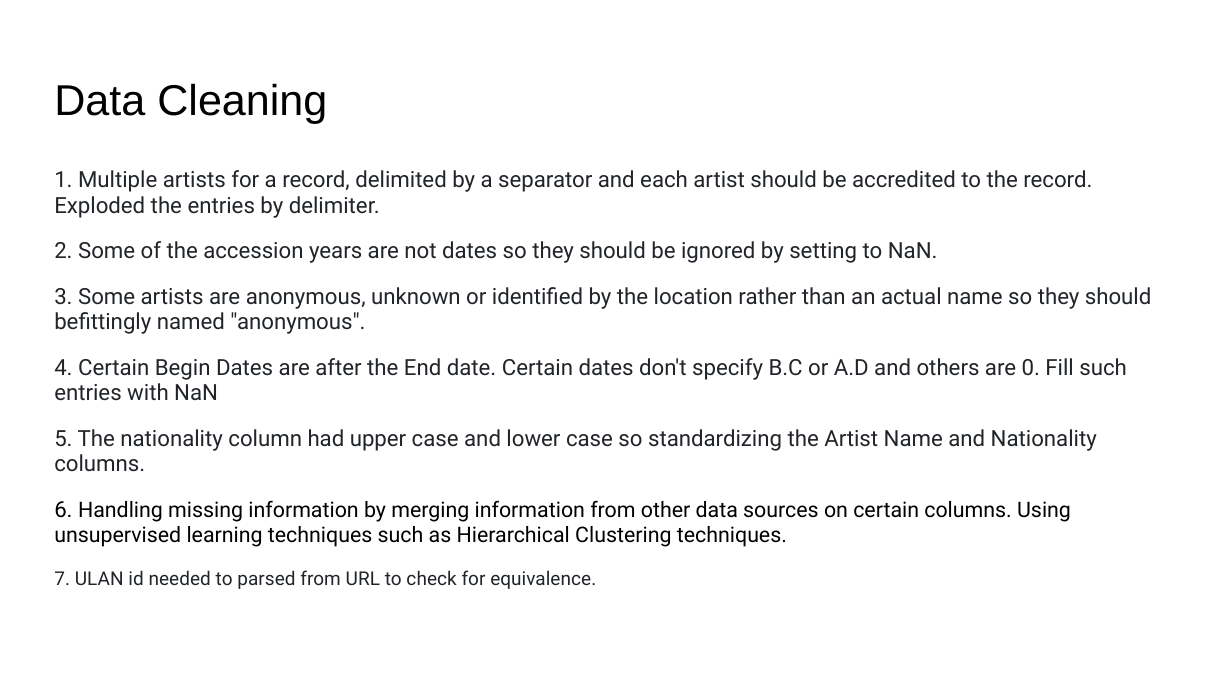
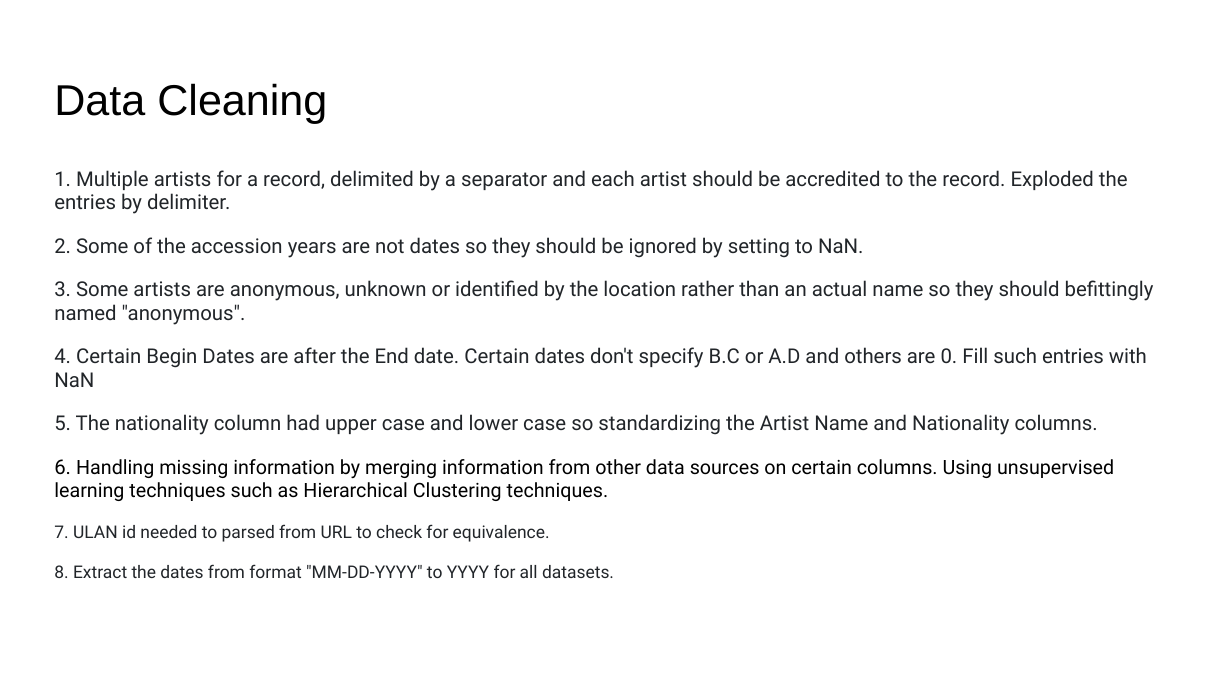
Before and after one commit to IITTeaching/cs520-f23-group-23, a slide deck: slide 6 of main-520-project/CS 520 Data Curation.pptx. Drawn at 1232x693 pixels with LibreOffice and Linux fonts; fonts in the diff are those of the drawing. Boxes give left, top, right and bottom in pixels: in the first picture for what was removed or moved away, otherwise in the second. Text is boxed around its words. In the diff, an @@ line names an element or a change of style, - is before the commit and + after.

```diff
--- a/main-520-project/CS 520 Data Curation.pptx
+++ b/main-520-project/CS 520 Data Curation.pptx
@@ text at bbox=[54, 170, 1154, 542]: size 12.9 to 11.9 pt in "1. Multiple artists for a record, delimited ...", "2. Some of the accession years are ...", "3. Some artists are anonymous, unknown or ...", "4. Certain Begin Dates are after the ..." and 2 more places; size 12.5 to 11.5 pt in "Handling missing information by merging information from ..."; size 11.1 to 10.2 pt in "7. ULAN id needed to parsed from ..."; less space between paragraphs @@
@@ text at bbox=[54, 564, 614, 578]: paragraph added @@
+8. Extract the dates from format "MM-DD-YYYY" to YYYY for all datasets.
```
Also in this commit, not shown: 6 other slides changed, 1 slide added.
